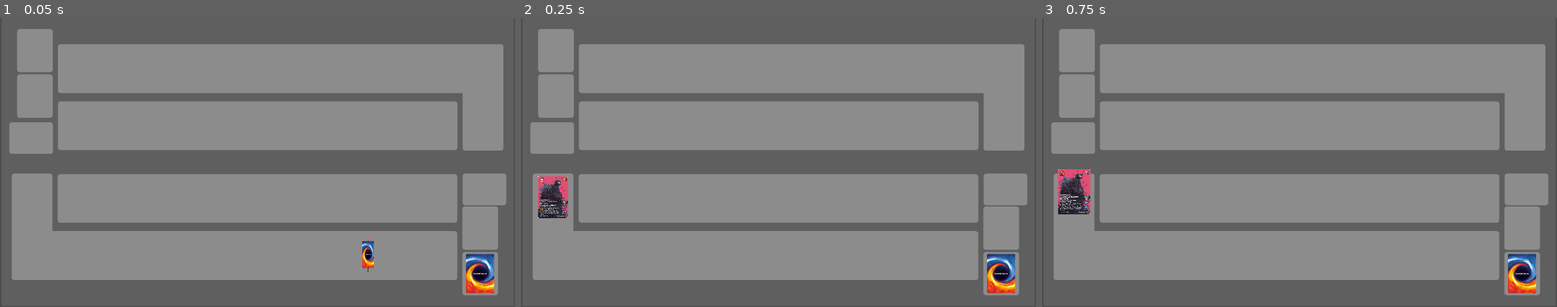
Above: before the commit, frames 1-3 (left to right).
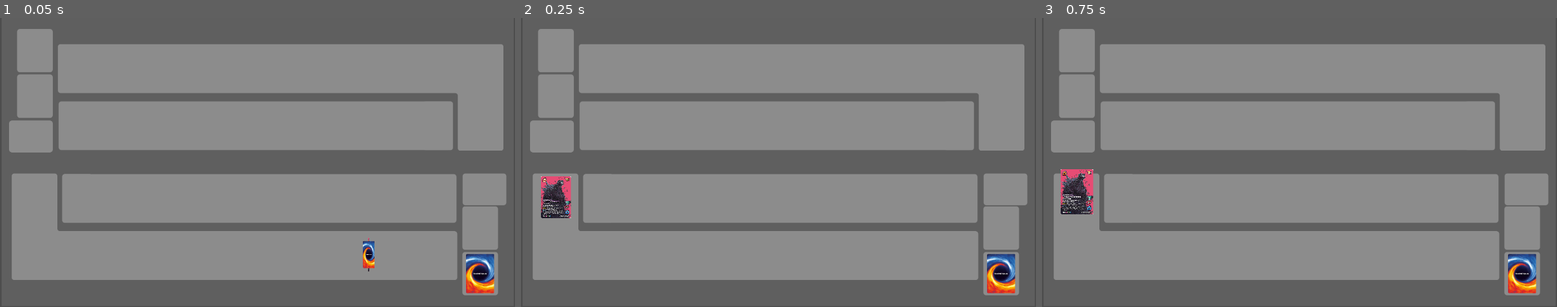
Above: after the commit, the same moments.

Repository: skavinger/UVS_Sim
Game: Godot game, scene res://GameObj/main.tscn
Same seed, same stepped clock (60 frames per second), same inputs: the game is played once before the commit and once after it.
Inputs (mouse positions are in pixels of both pictures, inside the frame that each line leads up to):
- Up to frame 1 (0.05 s): no input
- Up to frame 2 (0.25 s): no input
- Up to frame 3 (0.75 s): tap Enter at 0.5 s; move the mouse to (1072, 197) at 0.52 s; click (1072, 197) at 0.67 s

The runs differ from the first frame. In frame 1, 1.0% of the frame differs, in the area x 1-91%, y 26-88%; in frame 2, 1.4%; in frame 3, 1.5%, in the area x 1-91%, y 26-74%.

Commit message:
Add functions to add cards to momentum

Diff:
--- a/GameObj/main.tscn
+++ b/GameObj/main.tscn
@@ -14,6 +14,7 @@
 [ext_resource type="Script" uid="uid://r5qpra2fvral" path="res://Scripts/discard.gd" id="11_h3px5"]
 [ext_resource type="PackedScene" uid="uid://du4dmrm3k4f4f" path="res://GameObj/removed.tscn" id="12_f5kxx"]
 [ext_resource type="Script" uid="uid://bfxcwlpqbaqb6" path="res://GameObj/removed.gd" id="13_70s2v"]
+[ext_resource type="Script" uid="uid://b5fbxnfeeg3n8" path="res://GameObj/momentum.gd" id="14_70s2v"]
 
 [node name="Main" type="Node2D"]
 
@@ -55,6 +56,7 @@
 script = ExtResource("13_70s2v")
 
 [node name="Momentum" type="Node2D" parent="."]
+script = ExtResource("14_70s2v")
 
 [node name="Field" type="Node2D" parent="."]
 
--- /dev/null
+++ b/GameObj/momentum.gd
@@ -0,0 +1,27 @@
+extends Node2D
+
+const CARD_WIDTH = 20
+
+const STAGE_POS_CARDPOOL_X = 130
+const STAGE_POS_CARDPOOL_Y = 820
+
+var starting_character
+
+var momentum = []
+
+var animationMan
+
+func _ready() -> void:
+	animationMan = $"../AnimationManager"
+
+func add_to_momentum(card):
+	momentum.append(card)
+	update_pos()
+	card.cardObj.get_node("AnimationPlayer").play("Card_Flip")
+	card.cardObj.scale = Vector2(0.6,0.6)
+
+func update_pos():
+	for i in range(momentum.size()):
+		momentum[i].cardObj.rotation = PI/2
+		animationMan.animate_card_to_pos(momentum[i].cardObj, Vector2(STAGE_POS_CARDPOOL_X, STAGE_POS_CARDPOOL_Y + (CARD_WIDTH * i)))
+		momentum[i].cardObj.z_index = 200 + i
--- a/Scripts/cardpool.gd
+++ b/Scripts/cardpool.gd
@@ -2,7 +2,7 @@
 
 const CARD_WIDTH = 70
 
-const STAGE_POS_CARDPOOL_X = 290
+const STAGE_POS_CARDPOOL_X = 300
 const STAGE_POS_CARDPOOL_Y = 670
 
 var starting_character
--- a/Scripts/deck.gd
+++ b/Scripts/deck.gd
@@ -15,7 +15,7 @@
 var animationMan
 var card_database
 
-var buttons = ["Draw 1", "Build Top", "Add Top to Card Pool", "Mill 1", "Remove Top"]
+var buttons = ["Draw 1", "Build Top", "Add Top to Card Pool", "Mill 1", "Remove Top", "Add Top to Momentum"]
 
 func _ready() -> void:
 	transitZone = $"../Transit"
@@ -229,6 +229,11 @@
 		deck.erase(topCard)
 		transitZone.move_to("removed", topCard)
 
+func toMomentum():
+	var topCard = deck[0]
+	deck.erase(topCard)
+	transitZone.move_to("momentum", topCard)
+
 func call_fun(buttonName):
 	match buttonName:
 		"Draw 1":
@@ -241,3 +246,5 @@
 			mill(1)
 		"Remove Top":
 			removeCount(1)
+		"Add Top to Momentum":
+			toMomentum()
--- a/Scripts/stage.gd
+++ b/Scripts/stage.gd
@@ -2,7 +2,7 @@
 
 const CARD_WIDTH = 70
 
-const CH_POS_X = 120
+const CH_POS_X = 130
 const CH_POS_Y = 670
 
 const STAGE_POS_START_X = 270
--- a/Scripts/transit.gd
+++ b/Scripts/transit.gd
@@ -43,6 +43,6 @@
 		"stage":
 			stageZone.build_card(card)
 		"momentum":
-			pass
+			momentumZone.add_to_momentum(card)
 		"removed":
 			removedZone.add_to_removed(card)
Binary file changed: Assets/Field_V1.png
Not shown: 1 places in GameObj/main.tscn that only renumber resources
Not shown, added: GameObj/momentum.gd.uid
Not shown, changed: Assets/Field_V1.xcf
